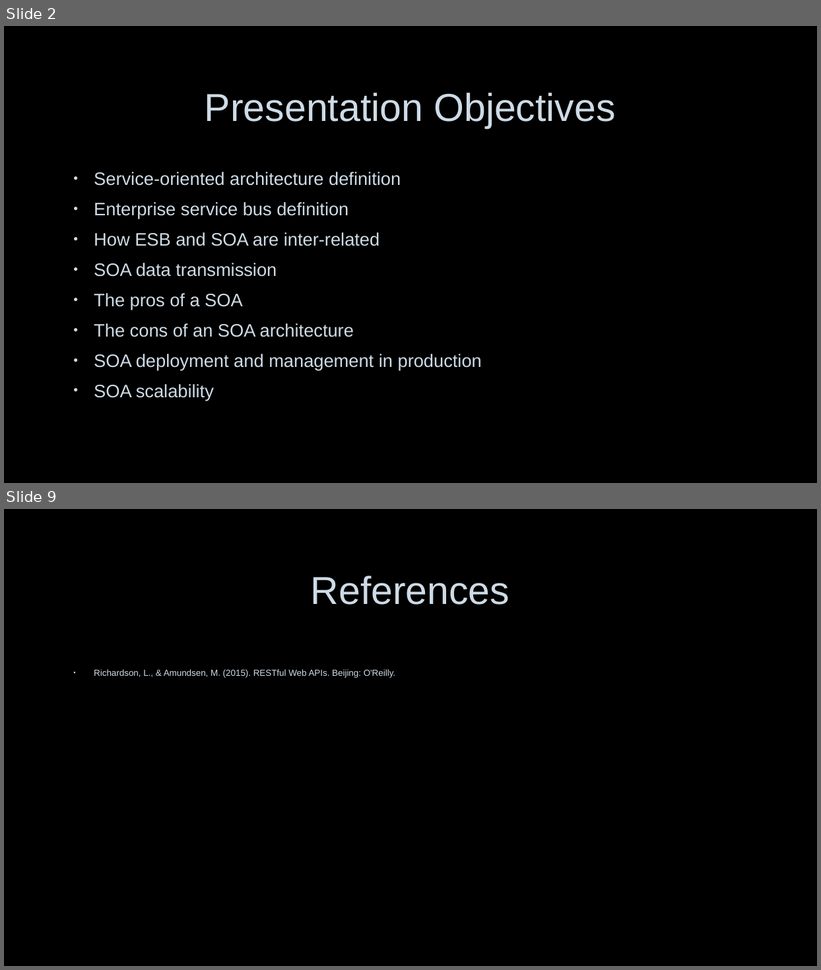
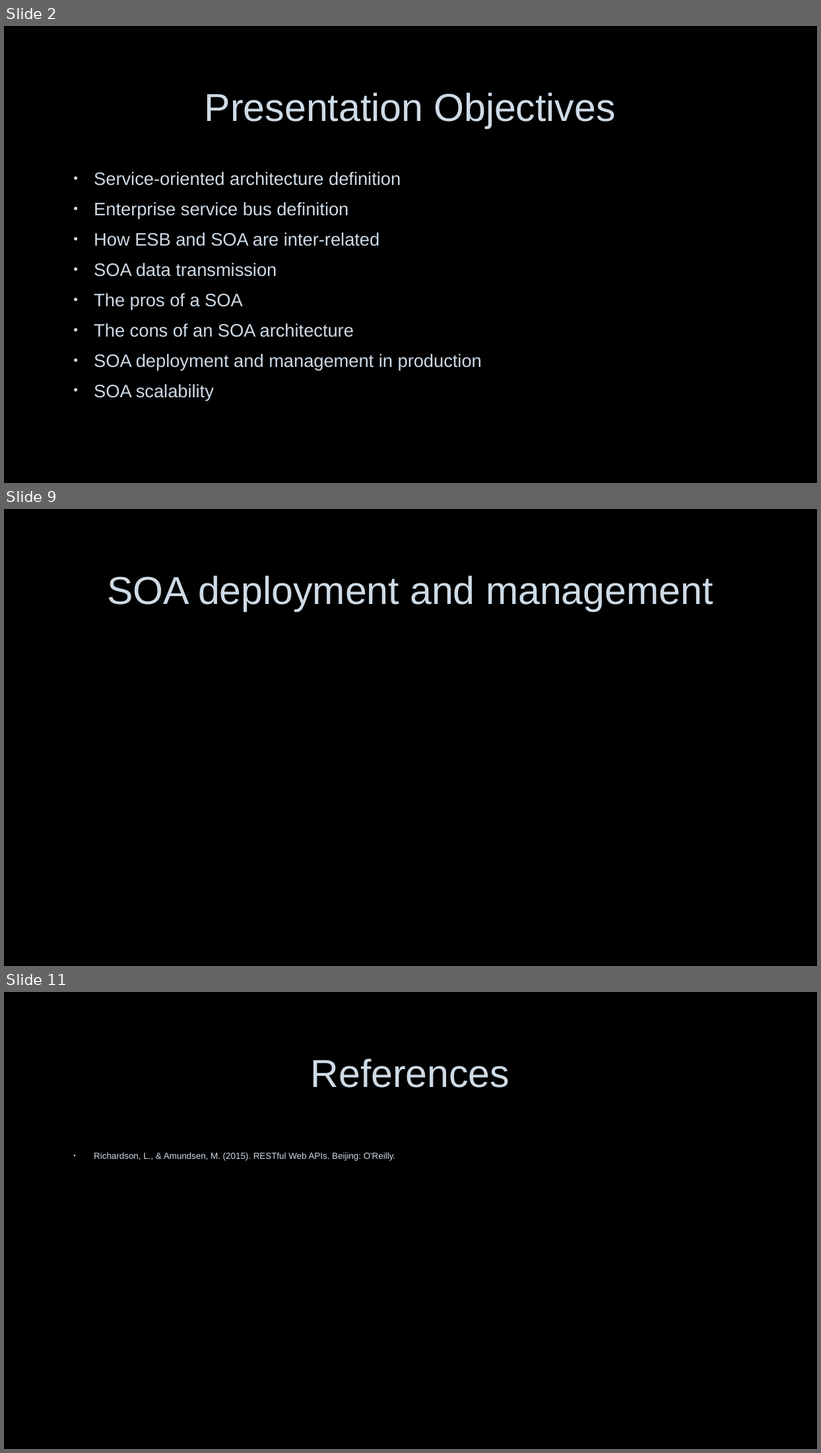
Before and after one commit to nerdommicro/WEB-420, a slide deck: week7-and-group_project/nesbitt-week7.pptx. Shown one above the other, each under a label of ours: slides 2 and 9 before the commit, slides 2, 9 and 11 after it; the slides between them are not shown. The pictures are 821x970 and 821x1453 pixels, drawn with LibreOffice and Linux fonts; fonts in the diff are those of the drawing; background and template pictures are left out. Boxes give left, top, right and bottom in pixels: in the first picture for what was removed or moved away, otherwise in the second. Text is boxed around its words. In the diff, an @@ line names an element or a change of style, - is before the commit and + after.

```diff
--- a/week7-and-group_project/nesbitt-week7.pptx
+++ b/week7-and-group_project/nesbitt-week7.pptx
@@ slide 9 added at bbox=[4, 509, 817, 966], background picture (left out) @@
@@ title added at bbox=[107, 576, 713, 611], 46 pt, text #CEDBE6 @@
+SOA deployment and management
@@ what was slide 9 is now slide 11 @@
```
Also in this commit, not shown: 7 other slides added, 6 slides removed, 1 other file.
